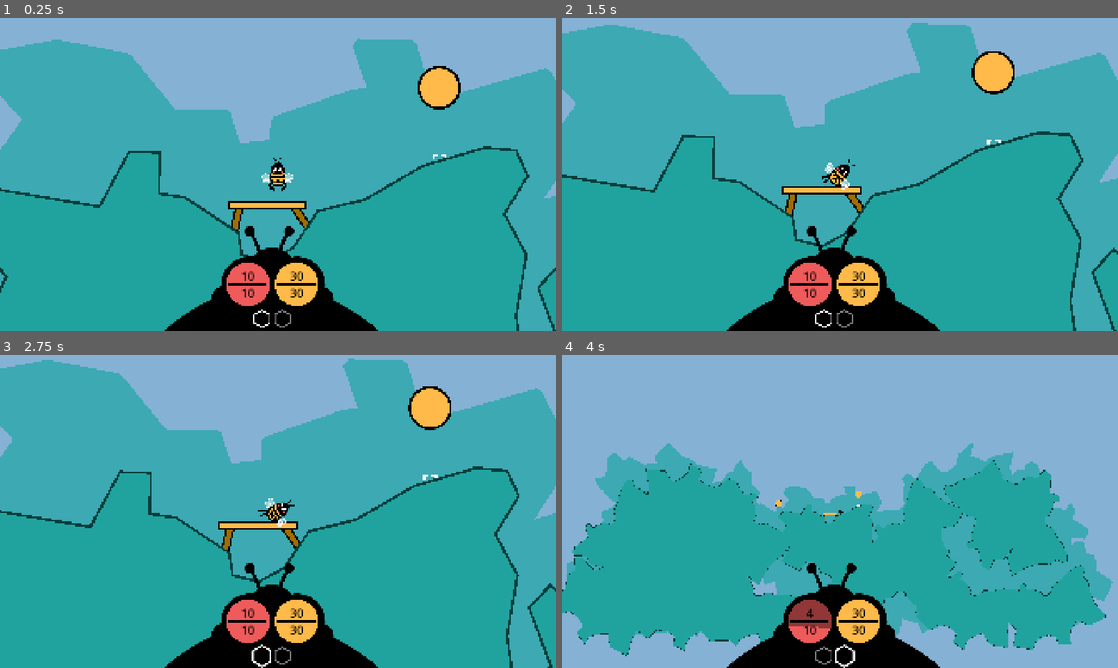
Above: before the commit, frames 1-4 (two rows, left to right).
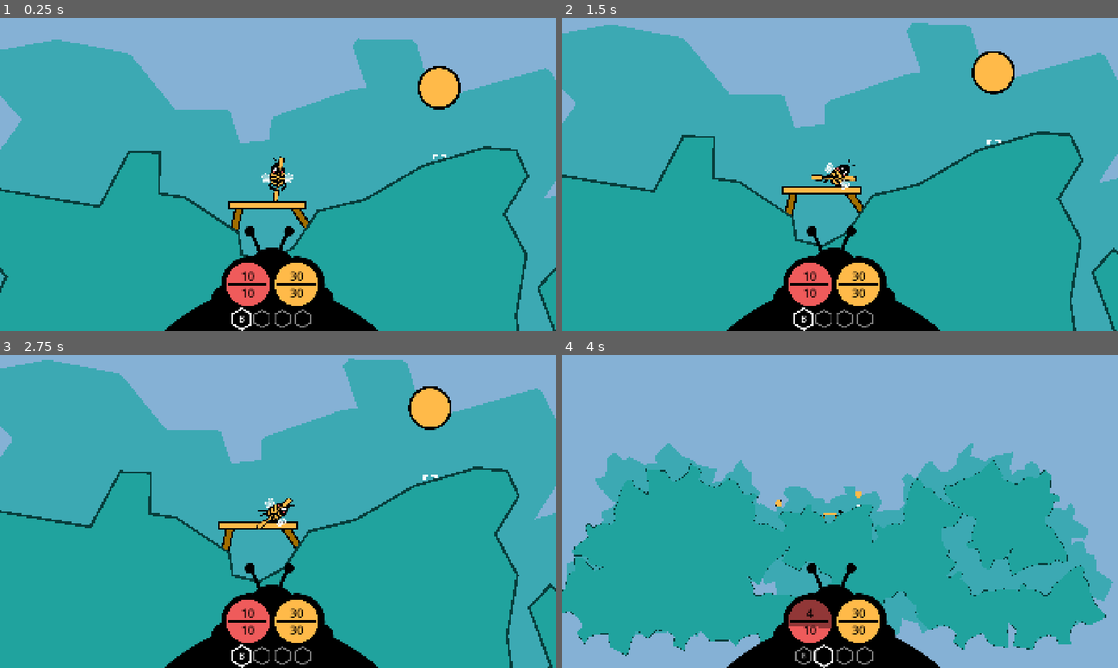
Above: after the commit, the same moments.

Repository: anttihaavikko/slumgum-waggle-dance
Game: Godot game, scene res://Scenes/main.tscn
Same seed, same stepped clock (60 frames per second), same inputs: the game is played once before the commit and once after it.
Inputs (mouse positions are in pixels of both pictures, inside the frame that each line leads up to):
- Up to frame 1 (0.25 s): no input
- Up to frame 2 (1.5 s): tap Enter at 0.5 s; move the mouse to (962, 158) at 0.52 s; hold D (right) 0.53-1.28 s; right-click (962, 158) at 0.6 s; move the mouse to (728, 190) at 1.27 s; hold S (brake) from 1.28 s (still down); click (728, 190) at 1.35 s
- Up to frame 3 (2.75 s): move the mouse to (333, 442) at 2.02 s; release S (brake) at 2.03 s; hold D (right) from 2.03 s (still down); tap 1 (slot_1) at 2.1 s
- Up to frame 4 (4 s): move the mouse to (812, 574) at 2.77 s; release D (right) at 2.78 s; hold W (accelerate) 2.78-3.53 s; tap 2 (slot_2) at 2.85 s; move the mouse to (1006, 558) at 3.52 s; hold A (left) from 3.53 s (still down); hold Z from 3.53 s (still down)

The runs differ from the first frame. In frame 1, 0.3% of the frame differs, in the area x 41-56%, y 44-100%; in frame 2, 0.3%; in frame 3, 0.3%, in the area x 41-56%, y 45-100%; in frame 4, 0.3%.

Commit message:
Add brush tool

Diff:
--- a/Scenes/main.tscn
+++ b/Scenes/main.tscn
@@ -31,6 +31,8 @@
 [ext_resource type="Script" uid="uid://d0ks4dov861fq" path="res://Scripts/swinger.gd" id="18_1w6v2"]
 [ext_resource type="Script" uid="uid://u88bgweyhdp6" path="res://Scripts/inventory.gd" id="19_hibaj"]
 [ext_resource type="PackedScene" uid="uid://cyin4lknfiopg" path="res://Scenes/slot.tscn" id="20_hibaj"]
+[ext_resource type="Texture2D" uid="uid://nqdf4511dhd1" path="res://Sprites/brush.png" id="27_aqgau"]
+[ext_resource type="Script" uid="uid://bo2yl6aduulkt" path="res://Scripts/passive.gd" id="28_8cuat"]
 [ext_resource type="PackedScene" uid="uid://w2u23qbc3ljl" path="res://Scenes/flower.tscn" id="30_7k868"]
 [ext_resource type="Script" uid="uid://bwdfxedsx71bs" path="res://Scripts/harvester.gd" id="32_kltya"]
 [ext_resource type="Texture2D" uid="uid://cofjigejorj7t" path="res://Sprites/tri-down.png" id="33_e08e2"]
@@ -235,7 +237,7 @@
 lander = NodePath("Lander")
 wings = NodePath("Body/Wing Flap")
 inventory = NodePath("../HUD/Frame/Bar")
-tools = [NodePath("Body/Hands/Aligner/Swinger/Hammer"), NodePath("Body/Hands/Aligner/Swinger/Scythe")]
+tools = [NodePath("Body/Hands/Aligner/Swinger/Hammer"), NodePath("Body/Hands/Aligner/Swinger/Scythe"), NodePath("Body/Hands/Aligner/Swinger/Brush")]
 hands = NodePath("Body/Hands/Hands")
 health = NodePath("../HUD/Frame/Health")
 energy = NodePath("../HUD/Frame/Energy")
@@ -447,7 +449,22 @@
 texture = ExtResource("14_pdsj5")
 offset = Vector2(-103.92078, 94.49667)
 script = ExtResource("15_ee4r6")
+identifier = 1
 swinger = NodePath("..")
+aligner = NodePath("../..")
+swing_dir = 1.2
+
+[node name="Brush" type="Sprite2D" parent="Bee/Body/Hands/Aligner/Swinger" unique_id=1224503187 node_paths=PackedStringArray("aligner")]
+self_modulate = Color(1, 0.7294118, 0.28627452, 1)
+position = Vector2(-1, -1.04904175e-05)
+rotation = 0.13577862
+scale = Vector2(0.99999994, 0.99999994)
+texture = ExtResource("27_aqgau")
+offset = Vector2(19.93097, 4.150696)
+flip_h = true
+flip_v = true
+script = ExtResource("28_8cuat")
+identifier = 2
 aligner = NodePath("../..")
 swing_dir = 1.2
 
--- a/Scripts/bee.gd
+++ b/Scripts/bee.gd
@@ -25,18 +25,23 @@
 func _ready() -> void:
 	Main.singleton.bee = self
 	# global_position += Vector2.RIGHT * -500
-	inventory.create_slots(2)
+	inventory.create_slots(4)
 	# inventory.add_equipment(tools[Equipment.Type.Scythe])
 	# inventory.add_equipment(tools[Equipment.Type.Hammer])
 	# inventory.add_item(Item.Id.Nectar)
 	# inventory.add_item(Item.Id.Pollen)
+	inventory.add_equipment(tools[Equipment.Id.Brush])
+	energy.max_hp = roundi(energy_max)
+	await get_tree().process_frame
 	inventory.focus(0)
 	current_changed()
 	inventory.changed.connect(current_changed)
-	energy.max_hp = roundi(energy_max)
 	lander.body_entered.connect(land)
 	lander.body_exited.connect(func(_o): landed = false)
 	body.body_entered.connect(collide)
+
+func is_holding(id: Equipment.Id):
+	return current and current.identifier == id
 
 func land(target: Node2D):
 	landed = true
--- a/Scripts/equipment.gd
+++ b/Scripts/equipment.gd
@@ -1,10 +1,12 @@
 @abstract class_name Equipment extends Node2D
 
-enum Type {
+enum Id {
 	Hammer,
-	Scythe
+	Scythe,
+	Brush
 }
 
+@export var identifier: Id
 @export var swinger: Swinger
 @export var aligner: Node2D
 @export var swing_dir := 1.0
--- a/Scripts/harvester.gd
+++ b/Scripts/harvester.gd
@@ -39,7 +39,8 @@
 		done = true
 		if success:
 			Main.singleton.inventory.add_item(Item.Id.Nectar)
-			Main.singleton.inventory.add_item(Item.Id.Pollen, 2)
+			if Main.singleton.bee.is_holding(Equipment.Id.Brush):
+				Main.singleton.inventory.add_item(Item.Id.Pollen)
 
 func reset():
 	pos = 0
--- /dev/null
+++ b/Scripts/passive.gd
@@ -0,0 +1,8 @@
+extends Equipment
+
+func update(delta: float):
+	super.update(delta)
+	align()
+
+func toggle(state: bool):
+	super.toggle(state)
Not shown, added: Scripts/passive.gd.uid
Binary file added: Sprites/brush.png
Not shown, added: Sprites/brush.png.import
Not shown, changed: Misc/art.afdesign
Not shown, changed: Misc/art.afdesign~lock~
